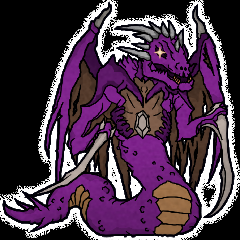
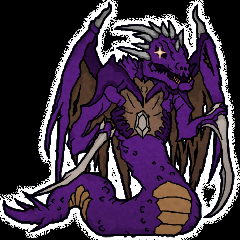
Revision of a layered w=240, h=240 image; what changed, layer by layer:
pixels changed over <box>5,22,226,235</box> (layer not identified)
